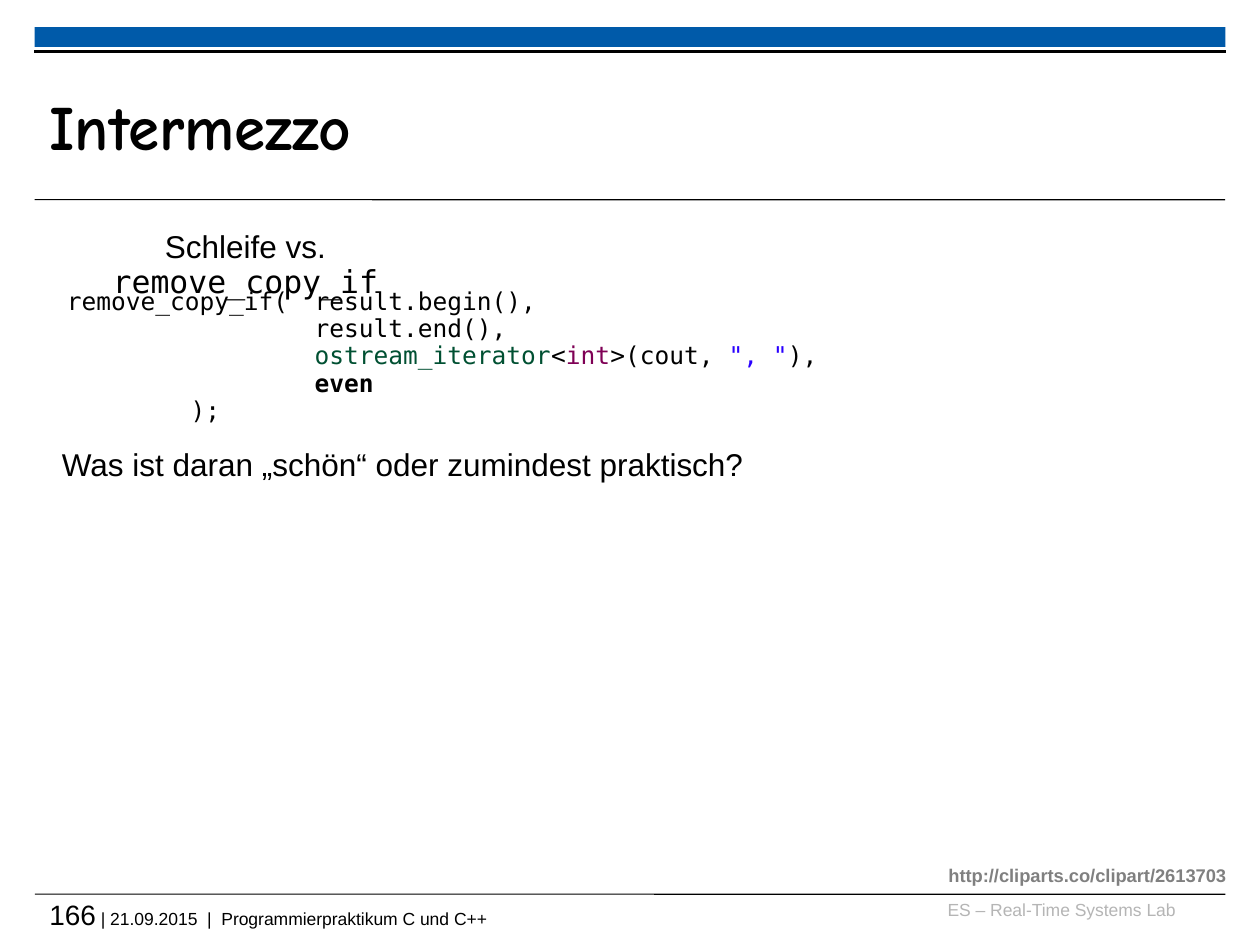
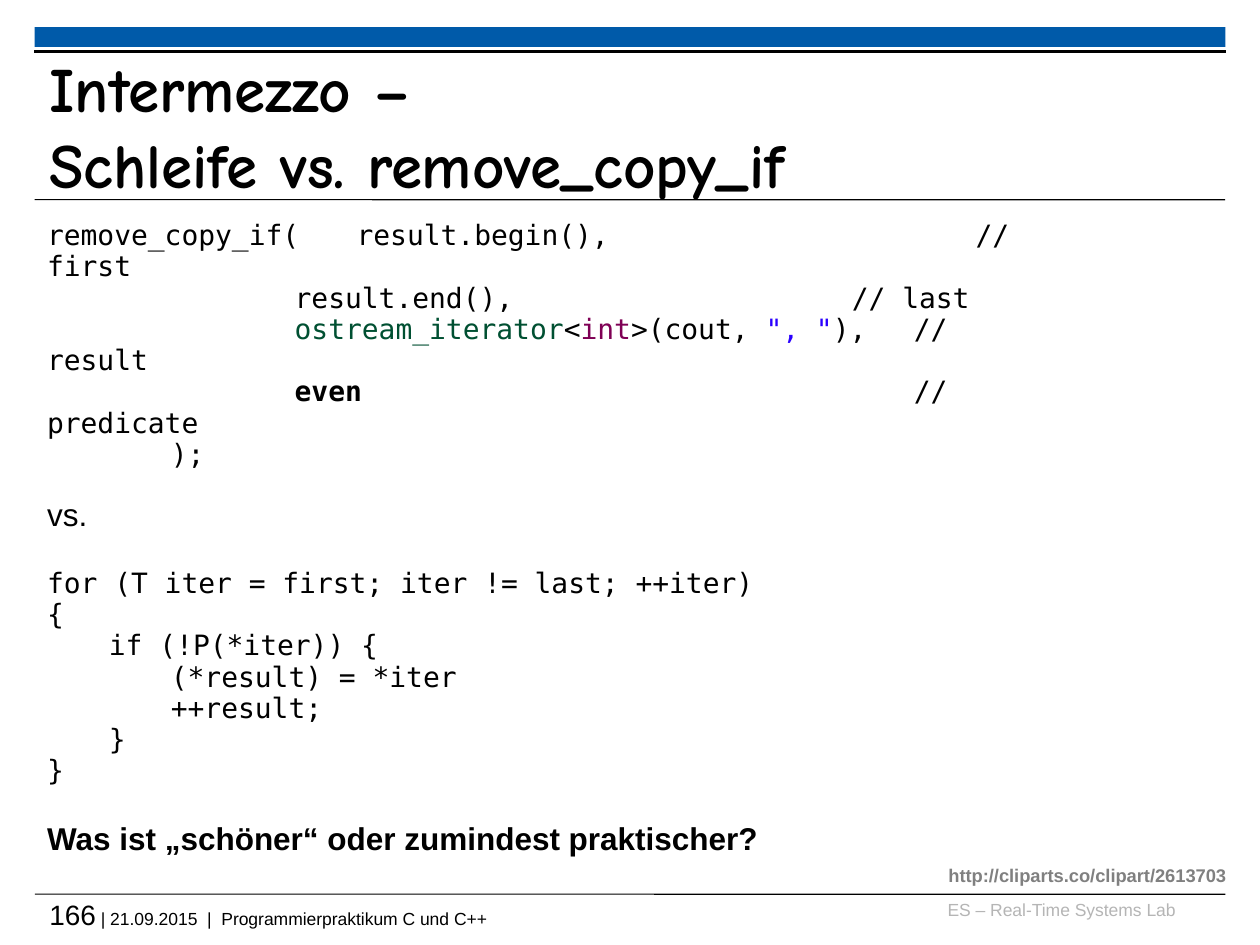
Before and after one commit to h82k/tud-cppp, a slide deck: slide 166 of cppp_lecture.pptx. Drawn at 1260x945 pixels with LibreOffice and Linux fonts; fonts in the diff are those of the drawing; background and template pictures are left out. Boxes give left, top, right and bottom in pixels: in the first picture for what was removed or moved away, otherwise in the second. Text is boxed around its words. In the diff, an @@ line names an element or a change of style, - is before the commit and + after.

Commit message:
Update slides for Day 4

```diff
--- a/cppp_lecture.pptx
+++ b/cppp_lecture.pptx
@@ title at box(49, 69, 785, 201): text changed @@
-Intermezzo
+Intermezzo –
+Schleife vs. remove_copy_if
@@ text "remove_copy_if( result.begin(), // first": place and size @@
-text "remove_copy_if( result.begin(), // first" at box(67, 289, 714, 393)
+text "remove_copy_if( result.begin(), // first" at box(47, 223, 969, 856)
@@ text "remove_copy_if( result.begin(), // first" at box(47, 223, 969, 856): size 14 to 16 pt in ");" @@
@@ text at box(47, 223, 969, 439): text changed; size 14 to 16 pt @@
-remove_copy_if( result.begin(),
-result.end(),
-ostream_iterator<int>(cout, ", "),
-even
+remove_copy_if( result.begin(), // first
+result.end(), // last
+ostream_iterator<int>(cout, ", "), // result
+even // predicate
@@ text removed at box(113, 235, 378, 301) @@
-Schleife vs. remove_copy_if
@@ text removed at box(62, 453, 743, 482) @@
-Was ist daran „schön“ oder zumindest praktisch?
@@ text at box(47, 509, 758, 856): paragraphs added @@
+vs.
+for (T iter = first; iter != last; ++iter)
+{
+if (!P(*iter)) {
+(*result) = *iter
+++result;
+}
+}
+Was ist „schöner“ oder zumindest praktischer?
```
Also in this commit, not shown: 10 other slides changed, 3 slides added, 2 other files.
